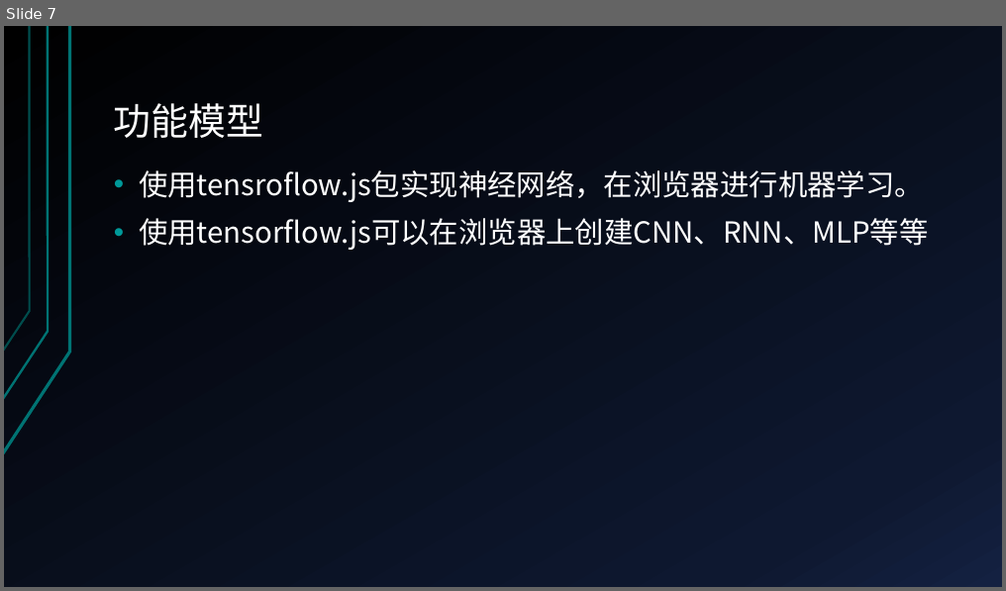
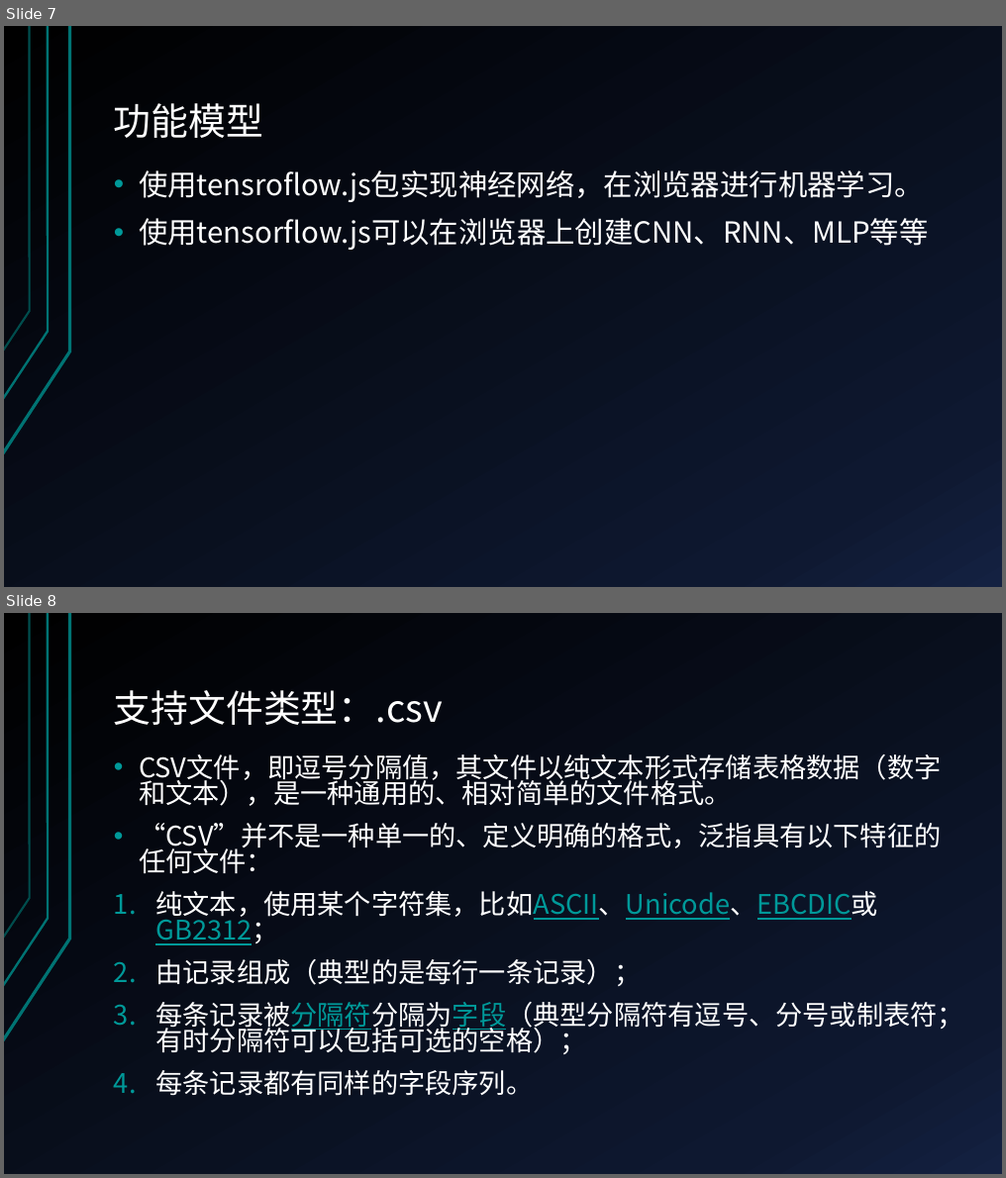
Before and after one commit to m810459675/software_exp, a slide deck: 中期报告-吴浩林.pptx. Shown one above the other, each under a label of ours: slide 7 before the commit, slides 7 and 8 after it. The pictures are 1006x591 and 1006x1178 pixels, drawn with LibreOffice and Linux fonts; fonts in the diff are those of the drawing. Boxes give left, top, right and bottom in pixels: in the first picture for what was removed or moved away, otherwise in the second. Text is boxed around its words. In the diff, an @@ line names an element or a change of style, - is before the commit and + after.

```diff
--- a/中期报告-吴浩林.pptx
+++ b/中期报告-吴浩林.pptx
@@ slide 8 added at [4, 613, 1002, 1174], background gradient #000000 to #0F1931 to #142242; not listed: 3 template elements that a slide beside it also shows @@
@@ title added at [114, 690, 443, 725], 36 pt, text #FFFFFF @@
+支持文件类型：.csv
@@ text added at [139, 755, 963, 1096], 25.9 pt, text #FFFFFF @@
+• CSV文件，即逗号分隔值，其文件以纯文本形式存储表格数据（数字和文本），是一种通用的、相对简单的文件格式。
+• “CSV”并不是一种单一的、定义明确的格式，泛指具有以下特征的任何文件：
+1. 纯文本，使用某个字符集，比如ASCII、Unicode、EBCDIC或GB2312；
+2. 由记录组成（典型的是每行一条记录）；
+3. 每条记录被分隔符分隔为字段（典型分隔符有逗号、分号或制表符；有时分隔符可以包括可选的空格）；
+4. 每条记录都有同样的字段序列。
```
Also in this commit, not shown: 1 other slide added.
